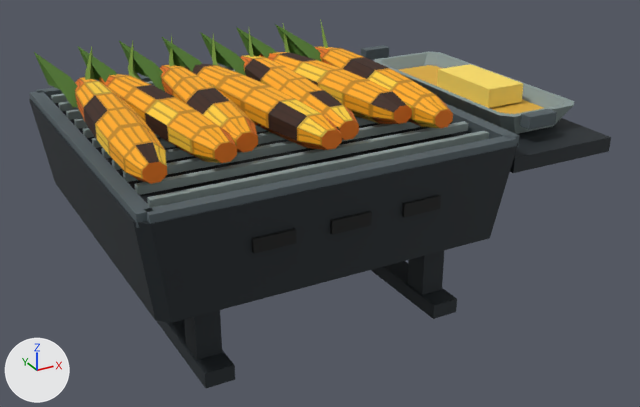
The FBX model art/equipment/CornGrill/CornGrill.fbx: old version first, new version second.
The view is the same before and after, from a 50 mm lens placed at (-0.329, -0.618, 0.36), pointed at (0.001, -0.017, 0.059). The lights are fixed; the arrows at lower left show +X, +Y and +Z. The first picture is the older version. Objects named as collision shapes, trigger or cutter boxes, shadow casters or lower levels of detail are left out. Where no turn or scale is listed for an object, it has been applied to the vertices.

Names of what the first picture shows: 'CornGrill_Body'.
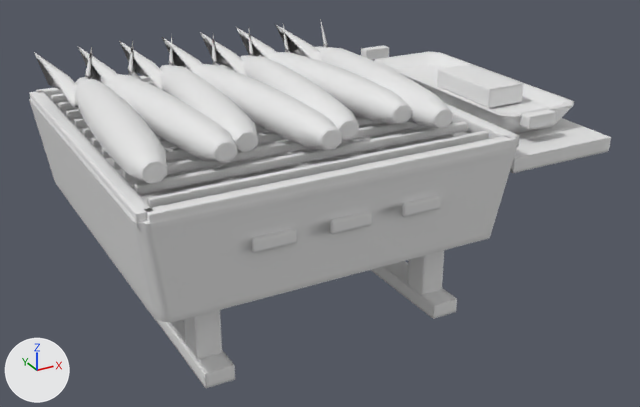
Boxes (x1, y1, x2, y2) around the edits, measured in the pictures (640 x 407 px):
```json
{"object": "CornGrill_Body", "change": "recoloured", "before": [29, 19, 611, 388], "after": [29, 19, 611, 388], "on screen": "black to white"}
```

Scene script edits in JSON lines:
```json
{"op": "add", "block": "img_t_corngrill_n_png", "code": ["img_t_corngrill_n_png = load_image('T_CornGrill_N.png', 'T_CornGrill_N.png', 512, 512, 'Non-Color')"]}
{"op": "add", "block": "mat_corngrill_gamelook", "code": ["mat_corngrill_gamelook = bpy.data.materials.new('CornGrill_GameLook')", "mat_corngrill_gamelook.use_nodes = True; mat_corngrill_gamelook.node_tree.nodes.clear()", "_N = mat_corngrill_gamelook.node_tree.nodes; _L = mat_corngrill_gamelook.node_tree.links", "n0 = _N.new('ShaderNodeBsdfPrincipled'); n0.name = 'Principled BSDF'", "n1 = _N.new('ShaderNodeOutputMaterial'); n1.name = 'Material Output'", "n2 = _N.new('ShaderNodeTexImage'); n2.name = 'Image Texture'", "n2.image = img_t_corngrill_n_png", "n3 = _N.new('ShaderNodeNormalMap'); n3.name = 'Normal Map'", "_L.new(n2.outputs[0], n3.inputs[1])  # 'Color' to 'Color'", "_L.new(n3.outputs[0], n0.inputs[5])  # 'Normal' to 'Normal'", "_L.new(n0.outputs[0], n1.inputs[0])  # 'BSDF' to 'Surface'"]}
{"block": "me_corngrill_geometry_002", "where": "me_corngrill_geometry_002.from_pydata(...)  # 820 vertices, 1396 faces; spans x -0.195..0.195, y -0.15..0.15, z 0.0..0.182"}
{"op": "remove", "block": "me_corngrill_geometry_002", "code": "me_corngrill_geometry_002.materials.append(mat_m_corngrill_final)  # picture img_t_corngrill_basecolor_png"}
{"op": "add", "block": "me_corngrill_geometry_002", "code": "me_corngrill_geometry_002.materials.append(mat_corngrill_gamelook)"}
```
